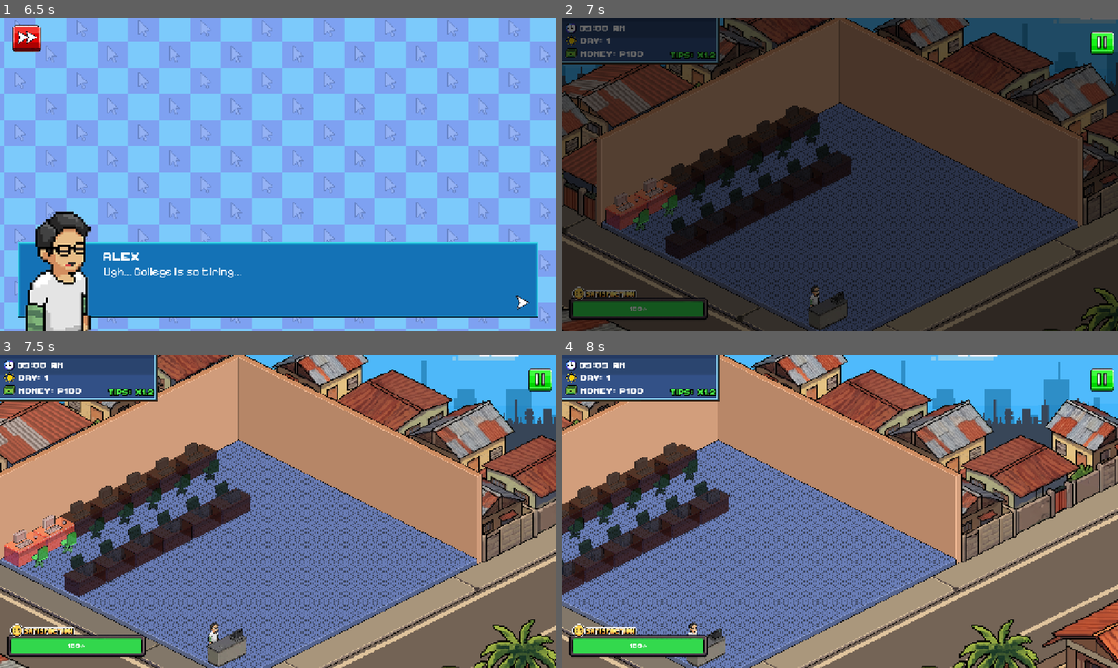
Above: before the commit, frames 1-4 (two rows, left to right).
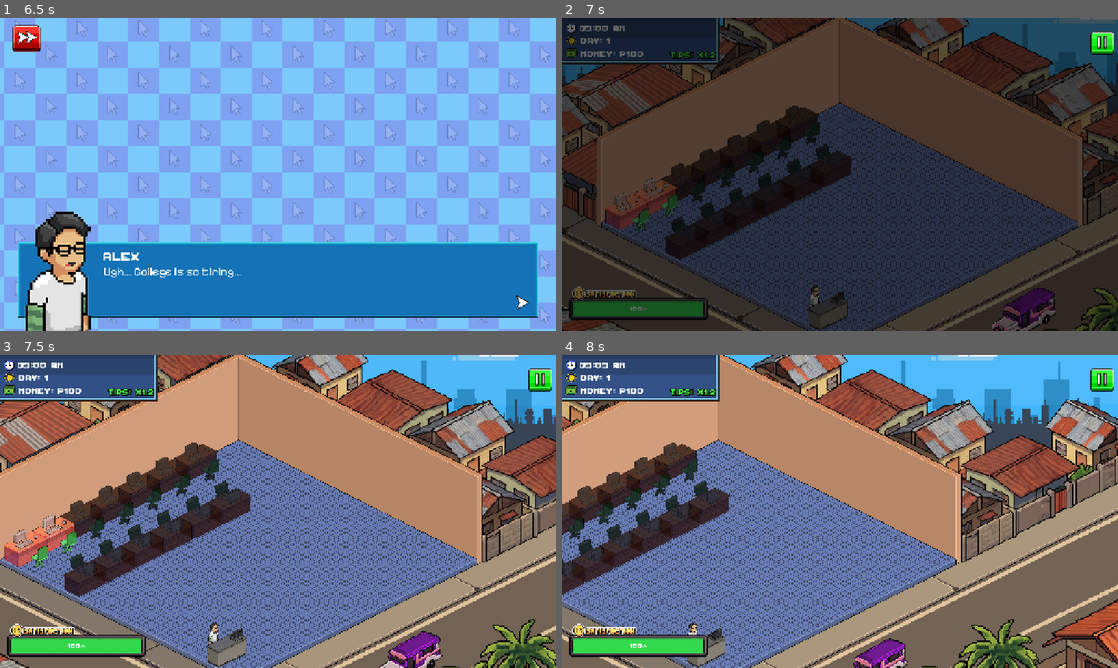
Above: after the commit, the same moments.

Repository: vinnyy-ph/gvd-project-overclocked
Game: Godot game, scene res://ui/main_menu_v2/MainMenuV2.tscn
Two runs of this game, one before a commit and one after it. Both use one fixed random seed, a clock stepped at 60 frames per second and the inputs below. Sound files missing from this copy of the repository are replaced by a short silence.
Inputs (mouse positions are in pixels of both pictures, inside the frame that each line leads up to):
- Up to frame 1 (6.5 s): click (450, 105) at 0.5 s; click (244, 177) at 1.27 s; type "Alex" at 1.35 s; click (450, 105) at 2 s; click (450, 152) at 2.75 s; click (450, 152) at 3.5 s; click (450, 196) at 4.25 s; click (211, 218) at 5 s; click "Alex" at 5.75 s
- Up to frame 2 (7 s): click (589, 36) at 6.5 s
- Up to frame 3 (7.5 s): tap Enter at 7.25 s; move the mouse to (400, 495) at 7.27 s; hold Right (ui_right) from 7.28 s (still down); click (400, 495) at 7.42 s
- Up to frame 4 (8 s): keep holding Right (ui_right)

Frame 1 is identical in both runs. In frame 2, 0.9% of the frame differs, in the area x 77-89%, y 86-100%; in frame 3, 0.9%; in frame 4, 0.7%.

Commit message:
Adjust jeepney animation and z-index
Update shop_floor_scrollable.tscn: set default animation speed to 0.0, add a new animation track controlling PathFollow2D:progress_ratio (jeepney_move_offset) with keyframes over an 18s loop, and rename the animation subresource. Change AnimationPlayer autoplay to use jeepney_move_offset. Increase JeepneyPurpleLinePath z_index from 1 to 100 and enable autoplay on the JeepneyPurple AnimatedSprite2D. These changes tweak jeepney movement timing/offset and rendering order.

Diff:
--- a/core/shop_floor/shop_floor_scrollable.tscn
+++ b/core/shop_floor/shop_floor_scrollable.tscn
@@ -55,7 +55,7 @@
 }],
 "loop": true,
 "name": &"default",
-"speed": 5.0
+"speed": 0.0
 }]
 
 [sub_resource type="Curve2D" id="Curve2D_vke2i"]
@@ -171,7 +171,7 @@
 "speed": 10.0
 }]
 
-[sub_resource type="Animation" id="Animation_gdtld"]
+[sub_resource type="Animation" id="Animation_covo0"]
 length = 18.0
 loop_mode = 1
 tracks/0/type = "value"
@@ -186,10 +186,22 @@
 "update": 0,
 "values": [0.0, 1.0]
 }
+tracks/1/type = "value"
+tracks/1/imported = false
+tracks/1/enabled = true
+tracks/1/path = NodePath("JeepneyPurpleLinePath/PathFollow2D:progress_ratio")
+tracks/1/interp = 1
+tracks/1/loop_wrap = true
+tracks/1/keys = {
+"times": PackedFloat32Array(0, 9, 9.001, 18),
+"transitions": PackedFloat32Array(1, 1, 1, 1),
+"update": 0,
+"values": [0.5, 1.0, 0.0, 0.5]
+}
 
 [sub_resource type="AnimationLibrary" id="AnimationLibrary_vke2i"]
 _data = {
-&"jeepney_move": SubResource("Animation_gdtld")
+&"jeepney_move_offset": SubResource("Animation_covo0")
 }
 
 [sub_resource type="StyleBoxEmpty" id="StyleBoxEmpty_ghd6s"]
@@ -232,7 +244,7 @@
 metadata/_edit_lock_ = true
 
 [node name="JeepneyPurpleLinePath" type="Path2D" parent="World" unique_id=88099609]
-z_index = 1
+z_index = 100
 position = Vector2(-85, -156)
 curve = SubResource("Curve2D_covo0")
 
@@ -243,6 +255,7 @@
 [node name="JeepneyPurple" type="AnimatedSprite2D" parent="World/JeepneyPurpleLinePath/PathFollow2D" unique_id=751432587]
 rotation = -2.7052603
 sprite_frames = SubResource("SpriteFrames_ef6ol")
+autoplay = "default"
 
 [node name="JeepneyLinePath" type="Path2D" parent="World" unique_id=1611548565]
 z_index = 100
@@ -955,7 +968,7 @@
 
 [node name="JeepneyAnimationPlayer" type="AnimationPlayer" parent="World" unique_id=818331368]
 libraries/ = SubResource("AnimationLibrary_vke2i")
-autoplay = &"jeepney_move"
+autoplay = &"jeepney_move_offset"
 
 [node name="MainCamera" type="Camera2D" parent="." unique_id=743193101]
 z_index = 155
